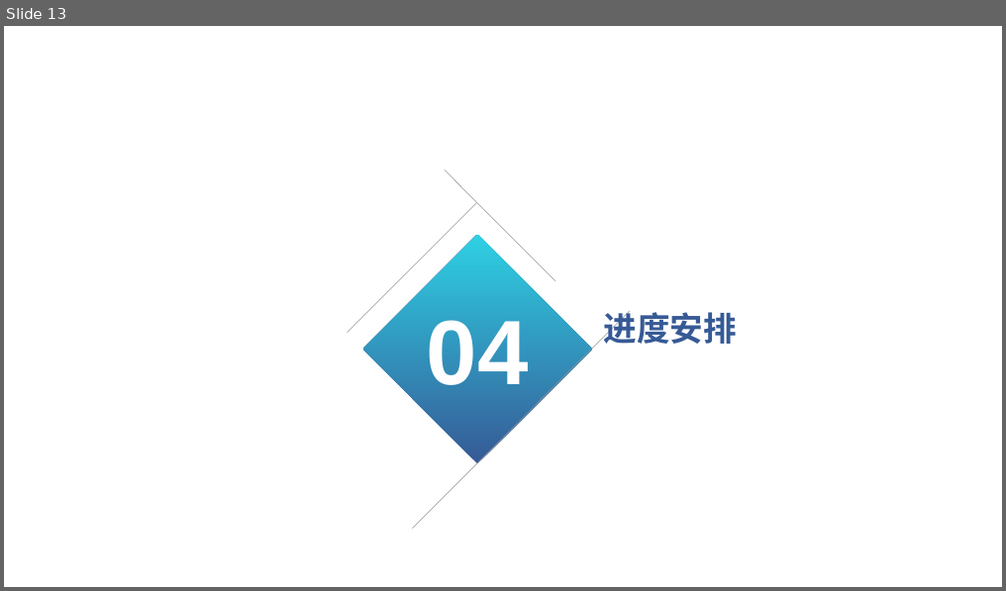
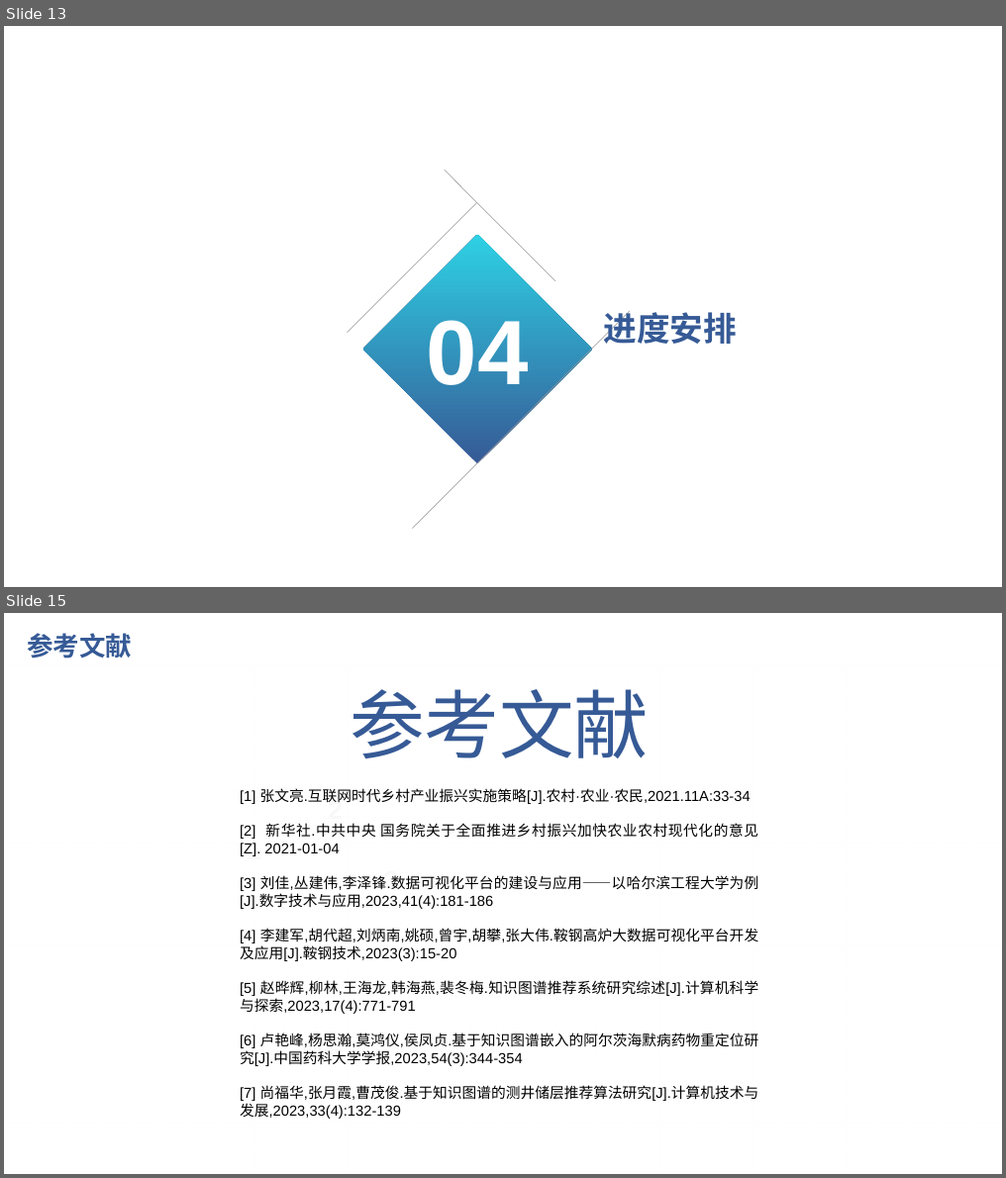
Before and after one commit to Illzen/Regindusty, a slide deck: 开题报告.pptx. Shown one above the other, each under a label of ours: slide 13 before the commit, slides 13 and 15 after it; the slides between them are not shown. The pictures are 1006x591 and 1006x1178 pixels, drawn with LibreOffice and Linux fonts; fonts in the diff are those of the drawing; background and template pictures are left out. Boxes give left, top, right and bottom in pixels: in the first picture for what was removed or moved away, otherwise in the second. Text is boxed around its words. In the diff, an @@ line names an element or a change of style, - is before the commit and + after.

```diff
--- a/开题报告.pptx
+++ b/开题报告.pptx
@@ slide 15 added at (x1=4, y1=613, x2=1002, y2=1174), background picture (left out) @@
@@ title added at (x1=27, y1=633, x2=132, y2=659), 25.2 pt, text #365A96, bold @@
+参考文献
@@ rectangle added at (x1=4, y1=664, x2=1002, y2=1174), fill gradient #FFFFFF @@
@@ text added at (x1=350, y1=689, x2=648, y2=759), 72 pt, text gradient #365A96 to #2ED1E5 @@
+参考文献
@@ text added at (x1=240, y1=788, x2=759, y2=1119), 14 pt, text #000000 @@
+[1] 张文亮.互联网时代乡村产业振兴实施策略[J].农村·农业·农民,2021.11A:33-34
+[2] 新华社.中共中央 国务院关于全面推进乡村振兴加快农业农村现代化的意见[Z]. 2021-01-04
+[3] 刘佳,丛建伟,李泽锋.数据可视化平台的建设与应用——以哈尔滨工程大学为例[J].数字技术与应用,2023,41(4):181-186
+[4] 李建军,胡代超,刘炳南,姚硕,曾宇,胡攀,张大伟.鞍钢高炉大数据可视化平台开发及应用[J].鞍钢技术,2023(3):15-20
+[5] 赵晔辉,柳林,王海龙,韩海燕,裴冬梅.知识图谱推荐系统研究综述[J].计算机科学与探索,2023,17(4):771-791
+[6] 卢艳峰,杨思瀚,莫鸿仪,侯凤贞.基于知识图谱嵌入的阿尔茨海默病药物重定位研究[J].中国药科大学学报,2023,54(3):344-354
+[7] 尚福华,张月霞,曹茂俊.基于知识图谱的测井储层推荐算法研究[J].计算机技术与发展,2023,33(4):132-139
@@ text added at (x1=328, y1=798, x2=343, y2=825), 25 pt, text #F8F8F8, bold @@
+2
@@ text added at (x1=248, y1=843, x2=262, y2=857), 25 pt, text #F8F8F8, bold @@
+1
@@ text added at (x1=384, y1=875, x2=399, y2=889), 25 pt, text #F8F8F8, bold @@
+3
@@ text added at (x1=302, y1=1036, x2=344, y2=1061), 20 pt, text #F8F8F8, bold @@
+向导
```
Also in this commit, not shown: 6 slides changed, 1 other slide added, 1 slide removed, 18 other files.
